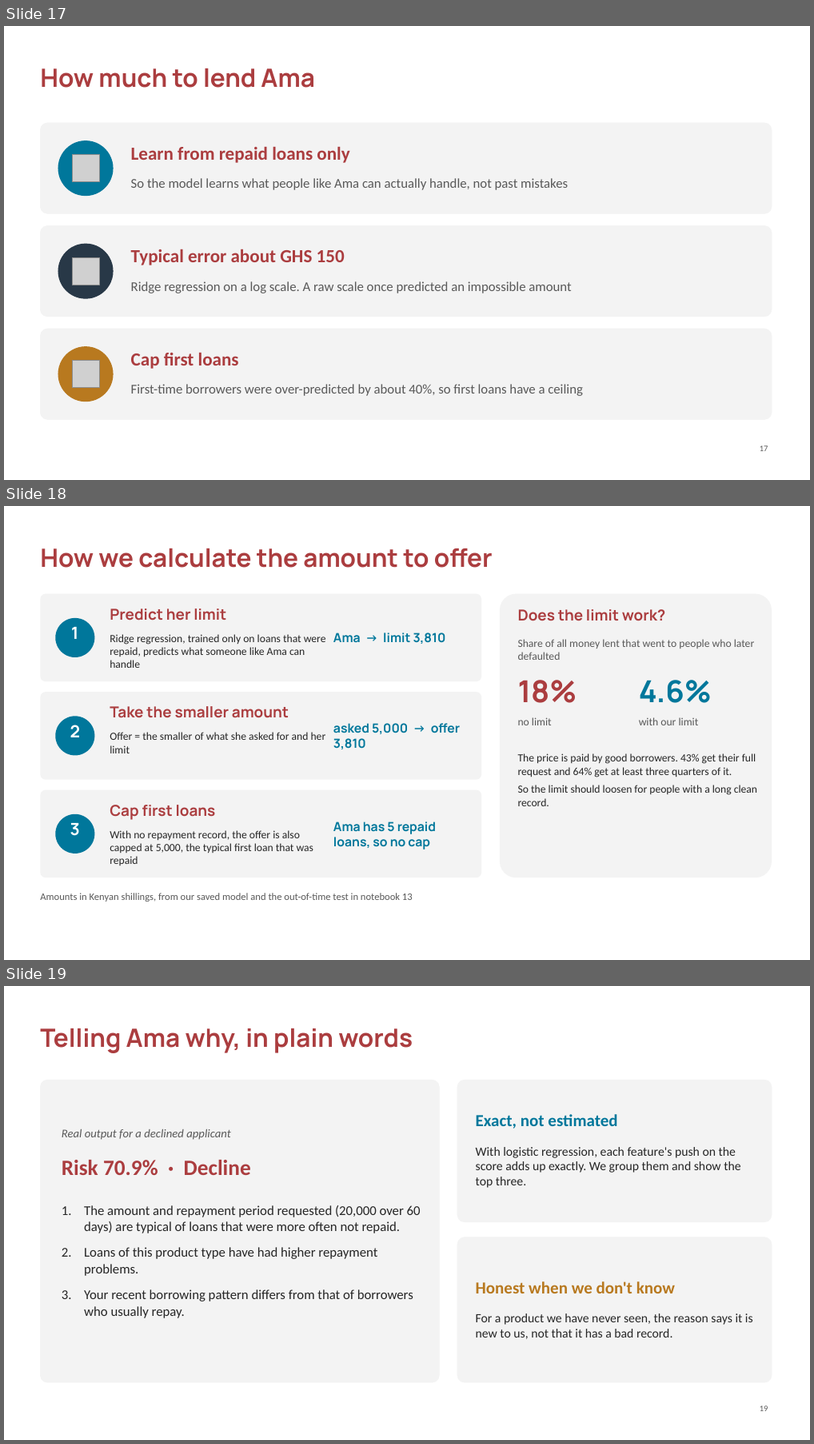
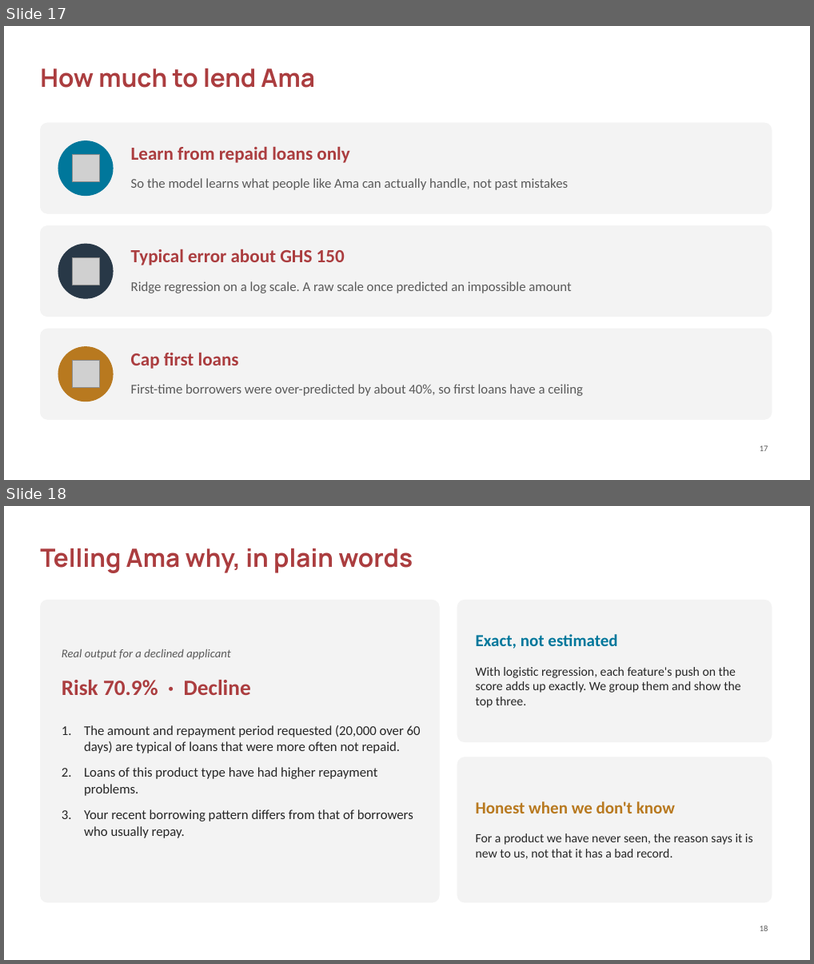
Before and after one commit to ASU-MICS-2028/mle-group-3-prosit-2, a slide deck: slides/NkwaPay_Debrief_Lesson.pptx. Shown one above the other, each under a label of ours: slides 17, 18 and 19 before the commit, slides 17 and 18 after it. The pictures are 814x1444 and 814x964 pixels, drawn with LibreOffice and Linux fonts; fonts in the diff are those of the drawing; grey boxes stand for pictures; background and template pictures are left out. Boxes give left, top, right and bottom in pixels: in the first picture for what was removed or moved away, otherwise in the second. Text is boxed around its words. In the diff, an @@ line names an element or a change of style, - is before the commit and + after.

```diff
--- a/slides/NkwaPay_Debrief_Lesson.pptx
+++ b/slides/NkwaPay_Debrief_Lesson.pptx
@@ slide 18 removed at <box>4,506,810,960</box>, background #FFFFFF @@
@@ title removed at <box>40,548,493,568</box> @@
-How we calculate the amount to offer
@@ rounded rectangle removed at <box>40,594,482,681</box> @@
@@ rounded rectangle removed at <box>500,594,772,877</box> @@
@@ ellipse removed at <box>55,618,94,657</box> @@
@@ text removed at <box>110,608,226,620</box> @@
-Predict her limit
@@ text removed at <box>518,609,666,621</box> @@
-Does the limit work?
@@ text removed at <box>71,627,78,639</box> @@
-1
@@ text removed at <box>110,634,326,668</box> @@
-Ridge regression, trained only on loans that were repaid, predicts what someone like Ama can handle
@@ text removed at <box>334,632,446,644</box> @@
-Ama → limit 3,810
@@ text removed at <box>518,639,754,660</box> @@
-Share of all money lent that went to people who later defaulted
@@ rounded rectangle removed at <box>40,692,482,780</box> @@
@@ text removed at <box>518,680,578,703</box> @@
-18%
@@ text removed at <box>639,680,712,703</box> @@
-4.6%
@@ ellipse removed at <box>55,716,94,756</box> @@
@@ text removed at <box>110,706,289,718</box> @@
-Take the smaller amount
@@ text removed at <box>518,717,552,725</box> @@
-no limit
@@ text removed at <box>639,717,699,725</box> @@
-with our limit
@@ text removed at <box>70,724,81,737</box> @@
-2
@@ text removed at <box>110,732,326,753</box> @@
-Offer = the smaller of what she asked for and her limit
@@ text removed at <box>334,723,460,749</box> @@
-asked 5,000 → offer 3,810
@@ text removed at <box>518,753,758,806</box> @@
-The price is paid by good borrowers. 43% get their full request and 64% get at least three quarters of it.
-So the limit should loosen for people with a long clean record.
@@ rounded rectangle removed at <box>40,790,482,877</box> @@
@@ ellipse removed at <box>55,814,94,853</box> @@
@@ text removed at <box>110,804,216,820</box> @@
-Cap first loans
@@ text removed at <box>70,823,80,836</box> @@
-3
@@ text removed at <box>110,830,314,865</box> @@
-With no repayment record, the offer is also capped at 5,000, the typical first loan that was repaid
@@ text removed at <box>334,821,436,849</box> @@
-Ama has 5 repaid loans, so no cap
@@ text removed at <box>40,892,413,901</box> @@
-Amounts in Kenyan shillings, from our saved model and the out-of-time test in notebook 13
@@ what was slide 19 is now slide 18 @@
```
